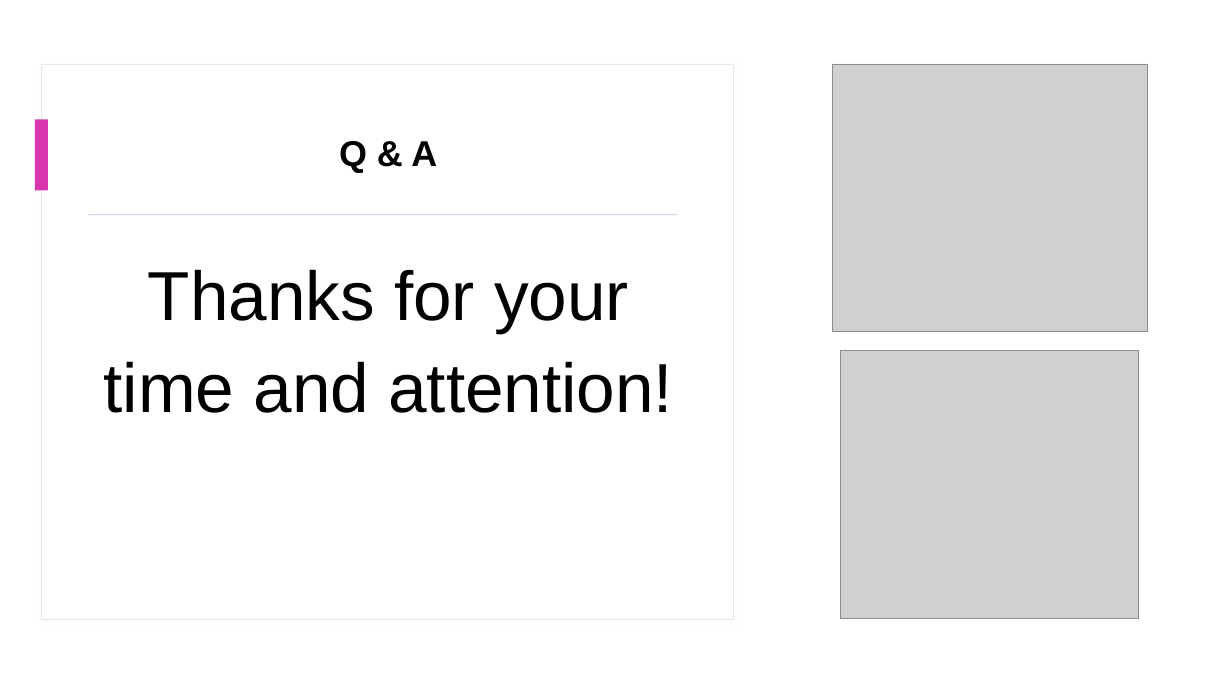
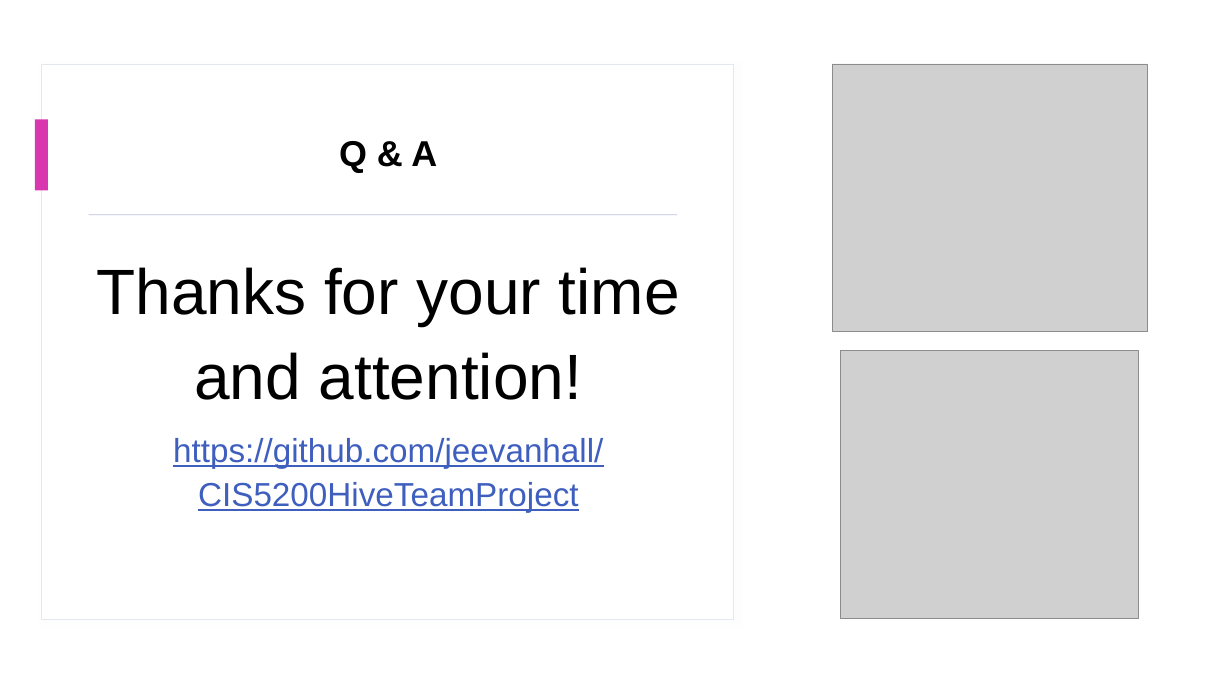
Before and after one commit to jeevanhall/CIS5200HiveTeamProject, a slide deck: slide 23 of Insider Trading Datasets.pptx. Drawn at 1232x693 pixels with LibreOffice and Linux fonts; fonts in the diff are those of the drawing; grey boxes stand for pictures. Boxes give left, top, right and bottom in pixels: in the first picture for what was removed or moved away, otherwise in the second. Text is boxed around its words. In the diff, an @@ line names an element or a change of style, - is before the commit and + after.

```diff
--- a/Insider Trading Datasets.pptx
+++ b/Insider Trading Datasets.pptx
@@ text at (x1=97, y1=267, x2=680, y2=400): size 54 to 50 pt in "Thanks for your time and attention!" @@
@@ text at (x1=173, y1=438, x2=603, y2=512): paragraph added @@
+https://github.com/jeevanhall/CIS5200HiveTeamProject
```
